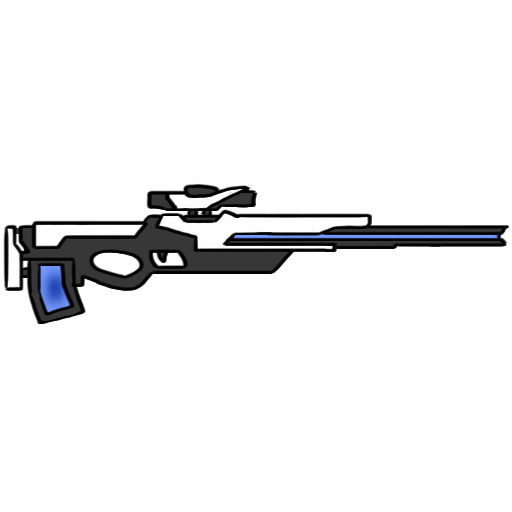
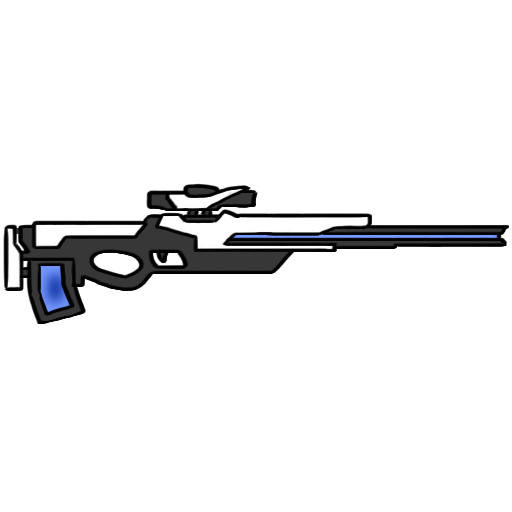
Layered file, before and after one edit (w=512, h=512). Changes by layer:
painted on "Gun_Body" over [left=3, top=183, right=509, bottom=324]
